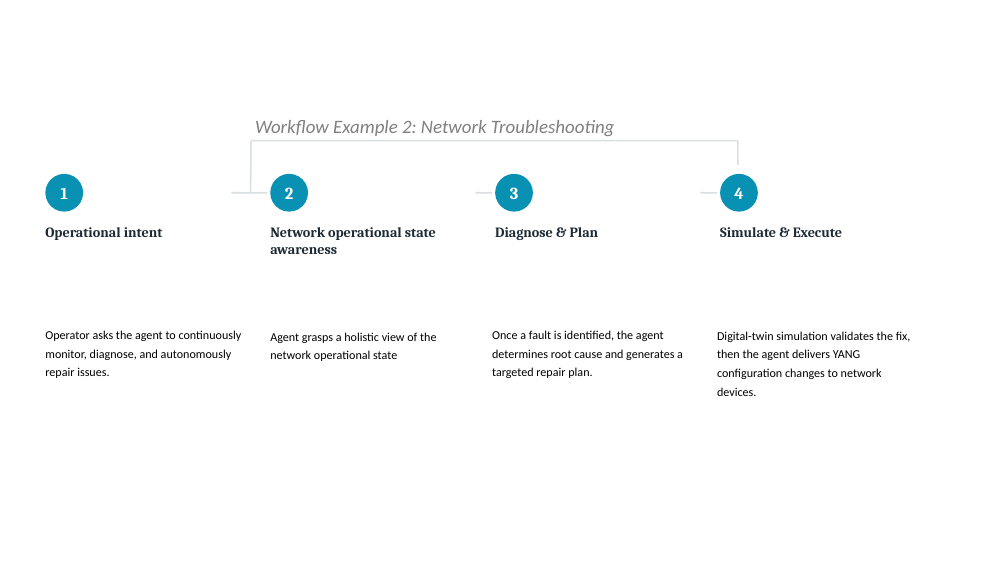
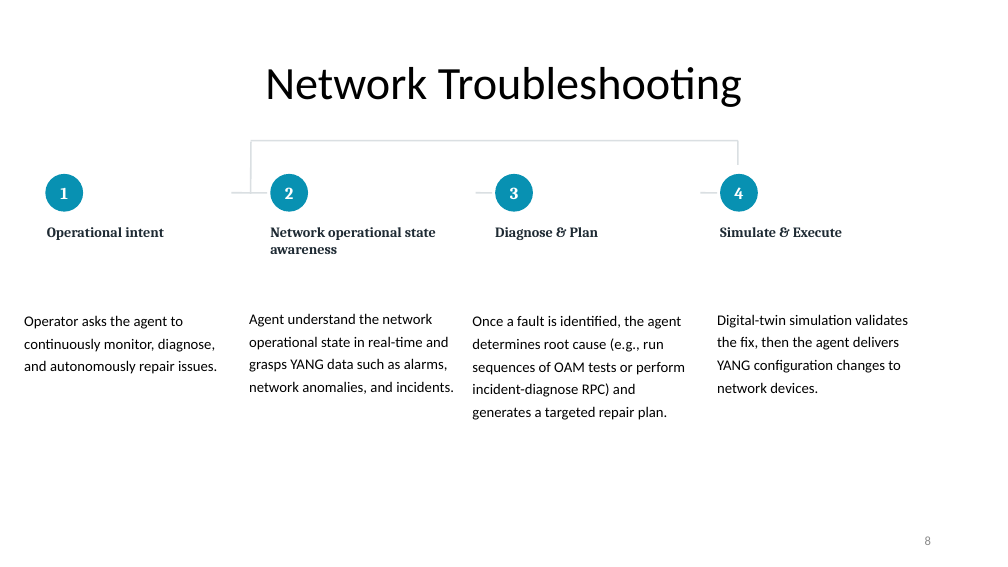
Before and after one commit to QiufangMa/AgentImpact2YANG, a slide deck: slide 8 of Side Meetings/AgentImpact2YANG.pptx. Drawn at 1008x567 pixels with LibreOffice and Linux fonts; fonts in the diff are those of the drawing. Boxes give left, top, right and bottom in pixels: in the first picture for what was removed or moved away, otherwise in the second. Text is boxed around its words. In the diff, an @@ line names an element or a change of style, - is before the commit and + after.

```diff
--- a/Side Meetings/AgentImpact2YANG.pptx
+++ b/Side Meetings/AgentImpact2YANG.pptx
@@ title added at box(265, 67, 742, 107), 44 pt, text #000000 @@
+Network Troubleshooting
@@ text removed at box(255, 120, 615, 136) @@
-Workflow Example 2: Network Troubleshooting
@@ text "Operator asks the agent to ..." at box(24, 315, 217, 374): size 11.5 to 14 pt @@
@@ text "Operator asks the agent to ...": place and size @@
-text "Operator asks the agent to ..." at box(45, 330, 242, 378)
+text "Operator asks the agent to ..." at box(24, 315, 217, 374)
@@ text at box(249, 313, 454, 394): text changed; size 11.5 to 14 pt @@
-Agent grasps a holistic view of the network operational state
+Agent understand the network operational state in real-time and grasps YANG data such as alarms, network anomalies, and incidents.
@@ text at box(472, 315, 685, 420): text changed; size 11.5 to 14 pt @@
-Once a fault is identified, the agent determines root cause and generates a targeted repair plan.
+Once a fault is identified, the agent determines root cause (e.g., run sequences of OAM tests or perform incident-diagnose RPC) and generates a targeted repair plan.
@@ text "Digital-twin simulation validates the fix, ...": place and size @@
-text "Digital-twin simulation validates the fix, ..." at box(717, 331, 911, 396)
+text "Digital-twin simulation validates the fix, ..." at box(717, 314, 908, 393)
@@ text "Digital-twin simulation validates the fix, ..." at box(717, 314, 908, 393): size 11.5 to 14 pt @@
@@ text added at box(925, 536, 931, 545), 12 pt, text #8C8C8C @@
+8
```
Also in this commit, not shown: 13 other slides changed, 3 slides added, 2 slides removed, 1 other file.
